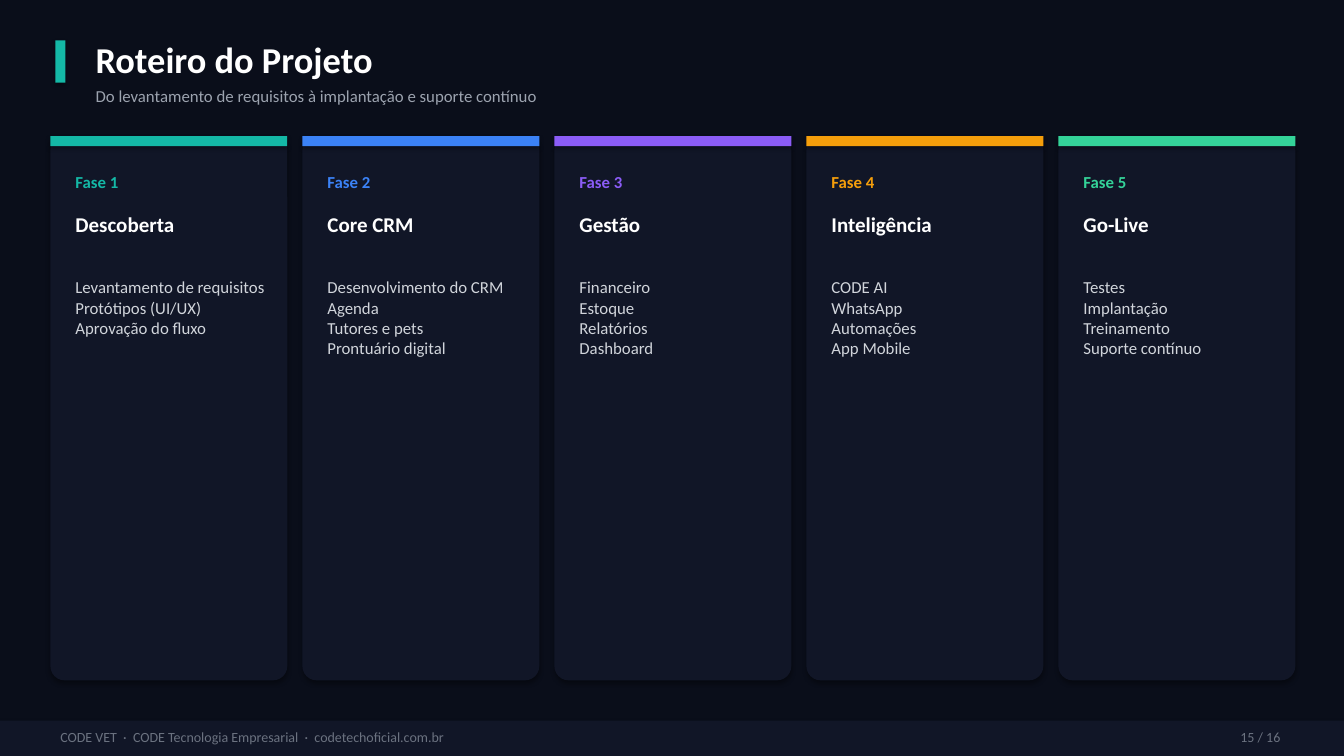
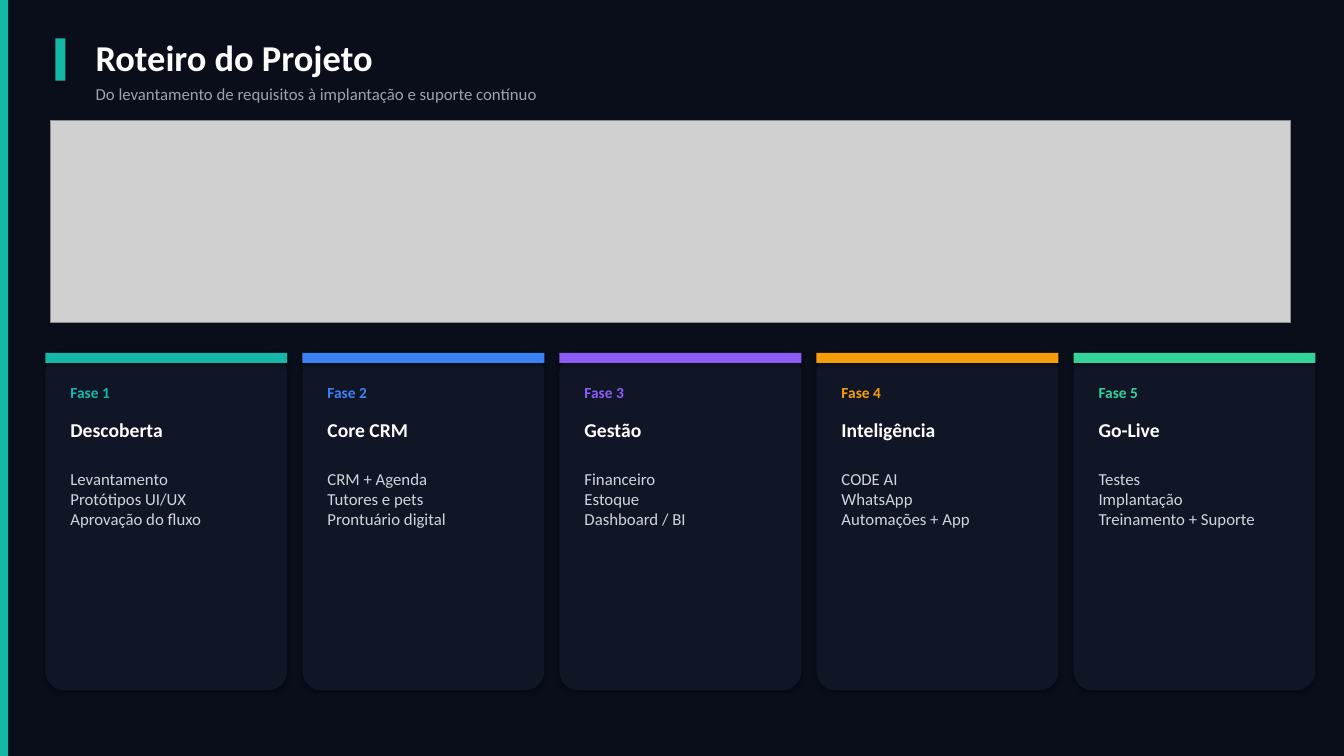
Before and after one commit to camilacarvalho-tech/complete-crm-app, a slide deck: slide 15 of propostas/CODE_VET_Apresentacao_CRM_SaaS_Clinicas_Veterinarias.pptx. Drawn at 1344x756 pixels with LibreOffice and Linux fonts; fonts in the diff are those of the drawing; grey boxes stand for pictures. Boxes give left, top, right and bottom in pixels: in the first picture for what was removed or moved away, otherwise in the second. Text is boxed around its words. In the diff, an @@ line names an element or a change of style, - is before the commit and + after.

```diff
--- a/propostas/CODE_VET_Apresentacao_CRM_SaaS_Clinicas_Veterinarias.pptx
+++ b/propostas/CODE_VET_Apresentacao_CRM_SaaS_Clinicas_Veterinarias.pptx
@@ rectangle added at <box>0,0,8,756</box>, fill #14B8A6 @@
@@ picture added at <box>50,121,1291,323</box> @@
@@ rounded rectangle: place and size @@
-rounded rectangle at <box>50,136,287,681</box>
+rounded rectangle at <box>45,353,287,691</box>
@@ rectangle: place and size @@
-rectangle at <box>50,136,287,146</box>
+rectangle at <box>45,353,287,363</box>
@@ rounded rectangle: place and size @@
-rounded rectangle at <box>302,136,539,681</box>
+rounded rectangle at <box>302,353,544,691</box>
@@ rectangle: place and size @@
-rectangle at <box>302,136,539,146</box>
+rectangle at <box>302,353,544,363</box>
@@ rounded rectangle: place and size @@
-rounded rectangle at <box>555,136,791,681</box>
+rounded rectangle at <box>560,353,802,691</box>
@@ rectangle: place and size @@
-rectangle at <box>555,136,791,146</box>
+rectangle at <box>560,353,802,363</box>
@@ rounded rectangle: place and size @@
-rounded rectangle at <box>807,136,1044,681</box>
+rounded rectangle at <box>817,353,1059,691</box>
@@ rectangle: place and size @@
-rectangle at <box>807,136,1044,146</box>
+rectangle at <box>817,353,1059,363</box>
@@ proportions changed in 5 elements at <box>45,353,287,691</box>, <box>302,353,544,691</box>, <box>560,353,802,691</box>, <box>817,353,1059,691</box>, <box>1074,353,1316,691</box> @@
@@ rounded rectangle: place and size @@
-rounded rectangle at <box>1059,136,1296,681</box>
+rounded rectangle at <box>1074,353,1316,691</box>
@@ rectangle: place and size @@
-rectangle at <box>1059,136,1296,146</box>
+rectangle at <box>1074,353,1316,363</box>
@@ text "Fase 1": place and size @@
-text "Fase 1" at <box>75,177,118,188</box>
+text "Fase 1" at <box>70,388,110,398</box>
@@ text "Fase 2": place and size @@
-text "Fase 2" at <box>327,177,370,188</box>
+text "Fase 2" at <box>327,388,367,398</box>
@@ text "Fase 3": place and size @@
-text "Fase 3" at <box>579,177,622,188</box>
+text "Fase 3" at <box>584,388,624,398</box>
@@ text "Fase 4": place and size @@
-text "Fase 4" at <box>831,177,874,188</box>
+text "Fase 4" at <box>841,388,881,398</box>
@@ size 12 to 11 pt in 5 elements at <box>70,388,110,398</box>, <box>327,388,367,398</box>, <box>584,388,624,398</box>, <box>841,388,881,398</box>, <box>1099,388,1138,398</box> @@
@@ text "Fase 5": place and size @@
-text "Fase 5" at <box>1083,177,1126,188</box>
+text "Fase 5" at <box>1099,388,1138,398</box>
@@ text "Descoberta": place and size @@
-text "Descoberta" at <box>75,217,174,232</box>
+text "Descoberta" at <box>70,423,162,437</box>
@@ text "Core CRM": place and size @@
-text "Core CRM" at <box>327,218,413,232</box>
+text "Core CRM" at <box>327,424,408,437</box>
@@ text "Gestão": place and size @@
-text "Gestão" at <box>579,217,640,232</box>
+text "Gestão" at <box>584,423,641,437</box>
@@ text "Inteligência": place and size @@
-text "Inteligência" at <box>831,217,931,236</box>
+text "Inteligência" at <box>841,423,935,441</box>
@@ size 15 to 14 pt in 5 elements at <box>70,423,162,437</box>, <box>327,424,408,437</box>, <box>584,423,641,437</box>, <box>841,423,935,441</box>, <box>1099,423,1160,437</box> @@
@@ text "Go-Live": place and size @@
-text "Go-Live" at <box>1083,217,1148,232</box>
+text "Go-Live" at <box>1099,423,1160,437</box>
@@ text at <box>70,474,201,528</box>: text changed @@
-Levantamento de requisitos
-Protótipos (UI/UX)
-Aprovação do fluxo
+Levantamento
+Protótipos UI/UX
+Aprovação do fluxo
@@ text at <box>327,473,446,528</box>: text changed @@
-Desenvolvimento do CRM
-Agenda
-Tutores e pets
-Prontuário digital
+CRM + Agenda
+Tutores e pets
+Prontuário digital
@@ text at <box>584,473,685,525</box>: text changed @@
-Financeiro
-Estoque
-Relatórios
-Dashboard
+Financeiro
+Estoque
+Dashboard / BI
@@ text at <box>841,474,969,528</box>: text changed @@
-CODE AI
-WhatsApp
-Automações
-App Mobile
+CODE AI
+WhatsApp
+Automações + App
@@ text at <box>1099,474,1255,528</box>: text changed @@
-Testes
-Implantação
-Treinamento
-Suporte contínuo
+Testes
+Implantação
+Treinamento + Suporte
@@ rectangle removed at <box>0,721,1344,756</box> @@
@@ text removed at <box>60,732,443,744</box> @@
-CODE VET · CODE Tecnologia Empresarial · codetechoficial.com.br
@@ text removed at <box>1240,733,1280,742</box> @@
-15 / 16
```
Also in this commit, not shown: 15 other slides changed, 18 other files.
